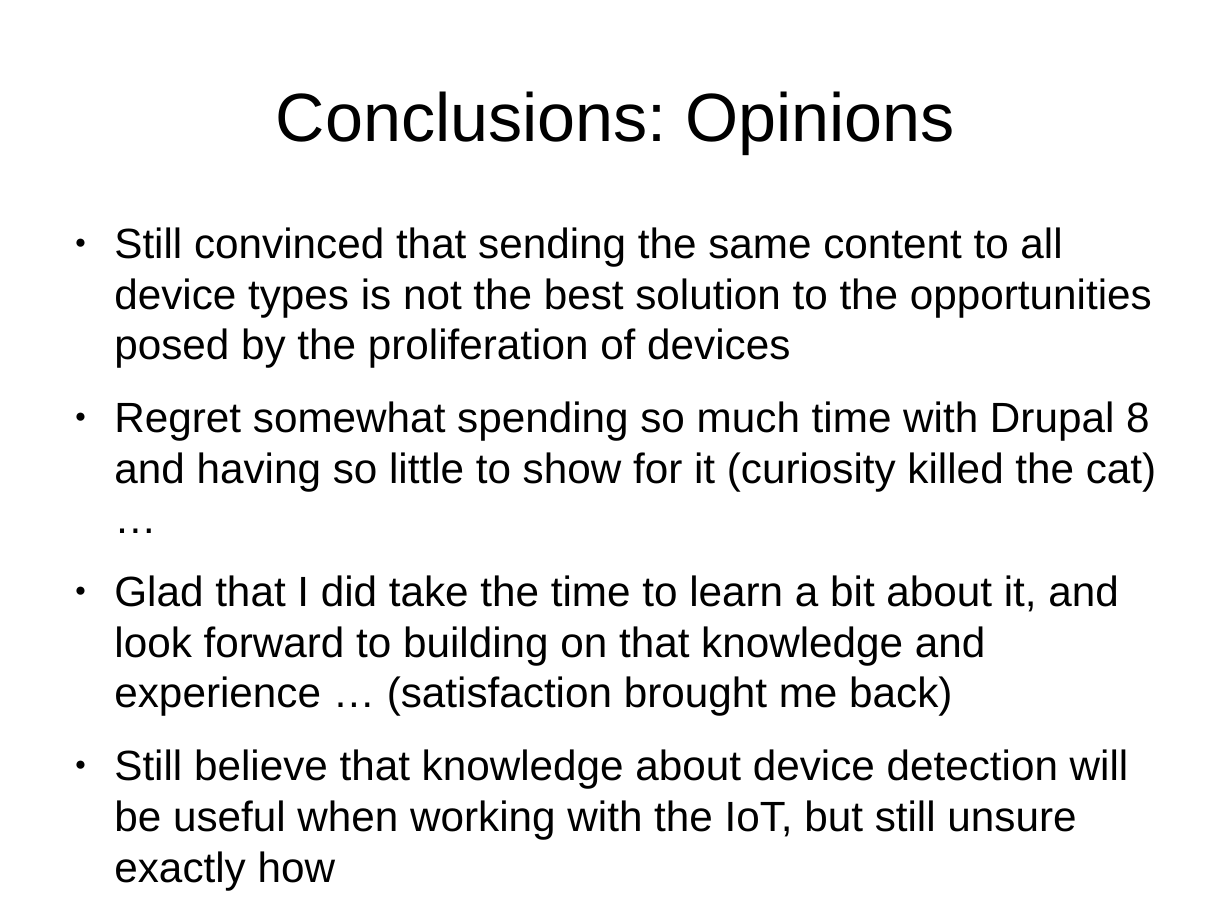
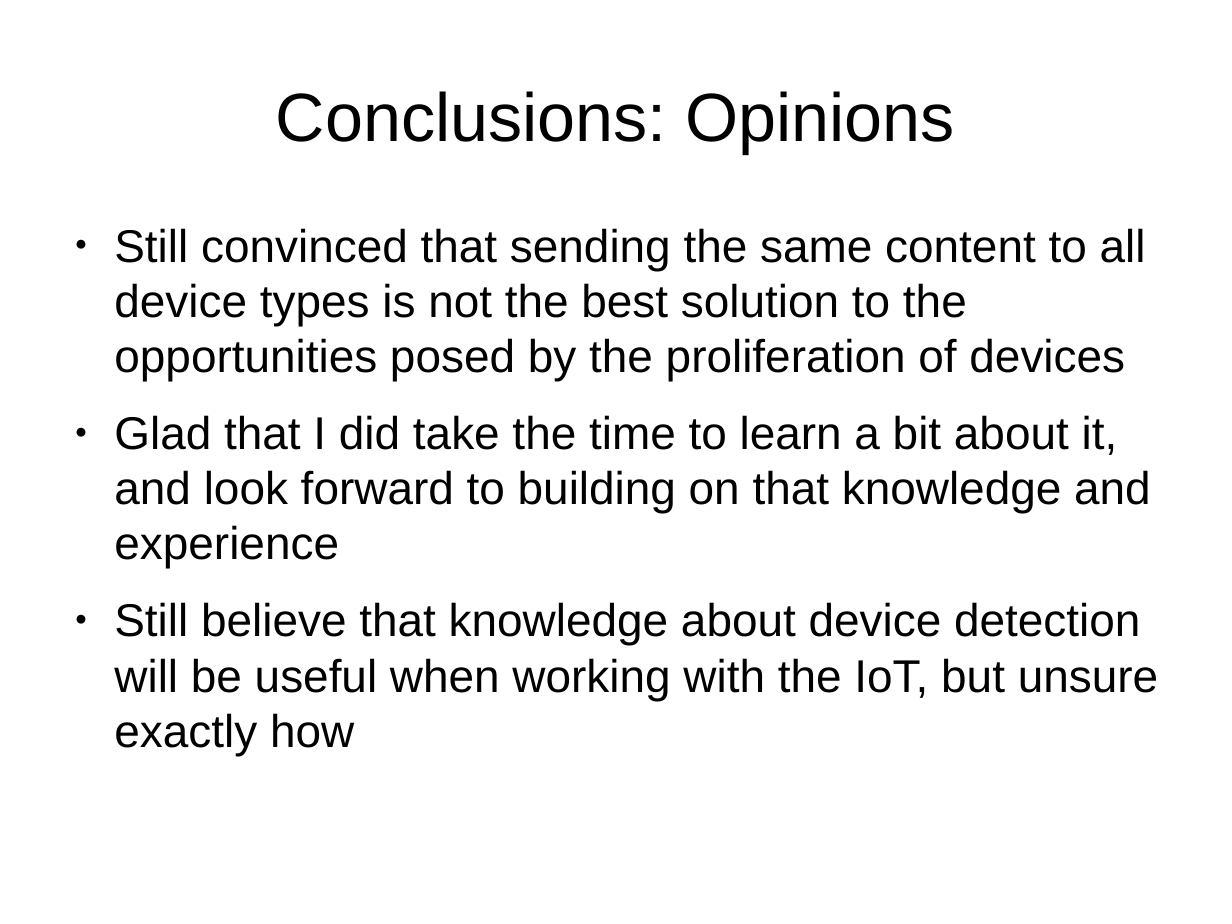
Before and after one commit to tomwhartung/jmws_accoutrements, a slide deck: slide 20 of presentations/2016_07-Drupal/9-slides.odp (slide 17 before the commit). Drawn at 1232x924 pixels with LibreOffice and Linux fonts; fonts in the diff are those of the drawing. Boxes give left, top, right and bottom in pixels: in the first picture for what was removed or moved away, otherwise in the second. Text is boxed around its words. In the diff, an @@ line names an element or a change of style, - is before the commit and + after.

```diff
--- a/presentations/2016_07-Drupal/9-slides.odp
+++ b/presentations/2016_07-Drupal/9-slides.odp
@@ text at box(114, 228, 1146, 381): size 27.2 to 29.6 pt in "Still convinced that sending the same content ..." @@
@@ text at box(114, 415, 1158, 756): text changed; size 27.2 to 29.6 pt @@
-● Regret somewhat spending so much time with Drupal 8 and having so little to show for it (curiosity killed the cat) …
-● Glad that I did take the time to learn a bit about it, and look forward to building on that knowledge and experience … (satisfaction brought me back)
-● Still believe that knowledge about device detection will be useful when working with the IoT, but still unsure exactly how
+● Glad that I did take the time to learn a bit about it, and look forward to building on that knowledge and experience
+● Still believe that knowledge about device detection will be useful when working with the IoT, but unsure exactly how
```
Also in this commit, not shown: 4 other slides changed, 4 slides added, 1 slide removed.
